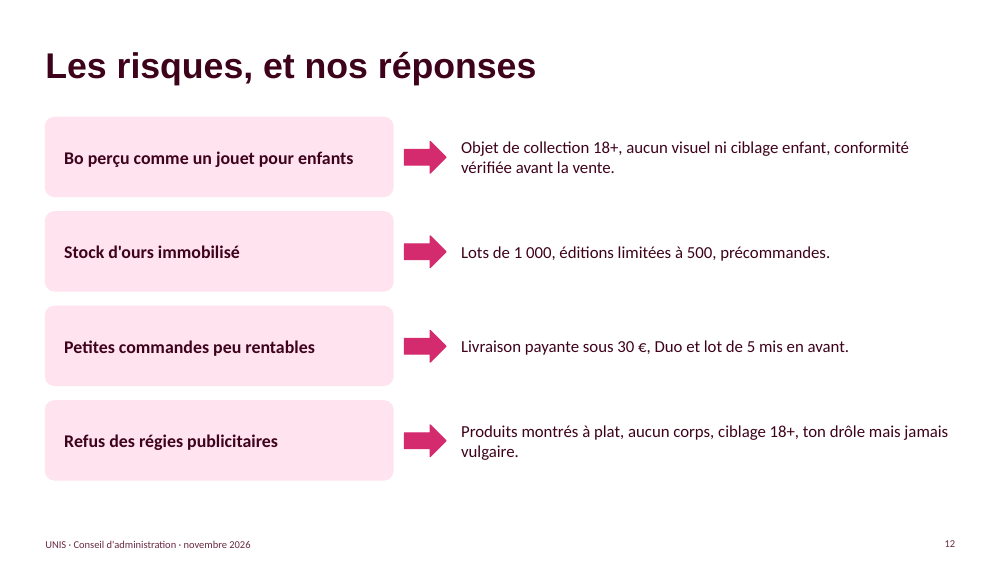
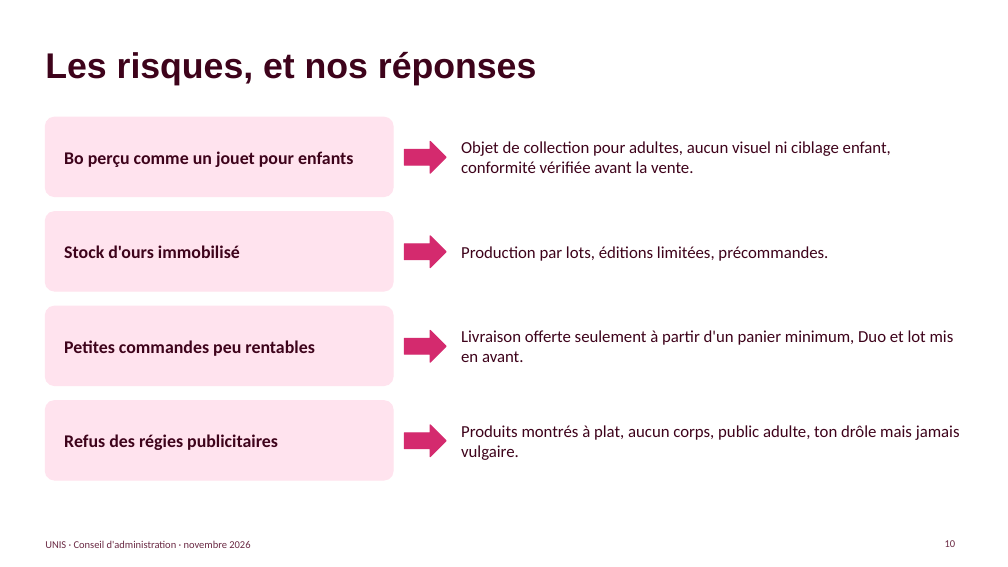
Before and after one commit to kilian-xanadou/unis, a slide deck: slide 10 of docs/UNIS-presentation-conseil.pptx (slide 12 before the commit). Drawn at 1008x567 pixels with LibreOffice and Linux fonts; fonts in the diff are those of the drawing. Boxes give left, top, right and bottom in pixels: in the first picture for what was removed or moved away, otherwise in the second. Text is boxed around its words. In the diff, an @@ line names an element or a change of style, - is before the commit and + after.

```diff
--- a/docs/UNIS-presentation-conseil.pptx
+++ b/docs/UNIS-presentation-conseil.pptx
@@ text at (x1=461, y1=141, x2=891, y2=173): text changed @@
-Objet de collection 18+, aucun visuel ni ciblage enfant, conformité vérifiée avant la vente.
+Objet de collection pour adultes, aucun visuel ni ciblage enfant, conformité vérifiée avant la vente.
@@ text at (x1=461, y1=246, x2=828, y2=261): text changed @@
-Lots de 1 000, éditions limitées à 500, précommandes.
+Production par lots, éditions limitées, précommandes.
@@ text at (x1=461, y1=330, x2=954, y2=362): text changed @@
-Livraison payante sous 30 €, Duo et lot de 5 mis en avant.
+Livraison offerte seulement à partir d'un panier minimum, Duo et lot mis en avant.
@@ text at (x1=461, y1=425, x2=960, y2=460): text changed @@
-Produits montrés à plat, aucun corps, ciblage 18+, ton drôle mais jamais vulgaire.
+Produits montrés à plat, aucun corps, public adulte, ton drôle mais jamais vulgaire.
@@ page number at (x1=945, y1=540, x2=956, y2=547): text changed @@
-12
+10
```
Also in this commit, not shown: 10 other slides changed, 2 slides removed.
